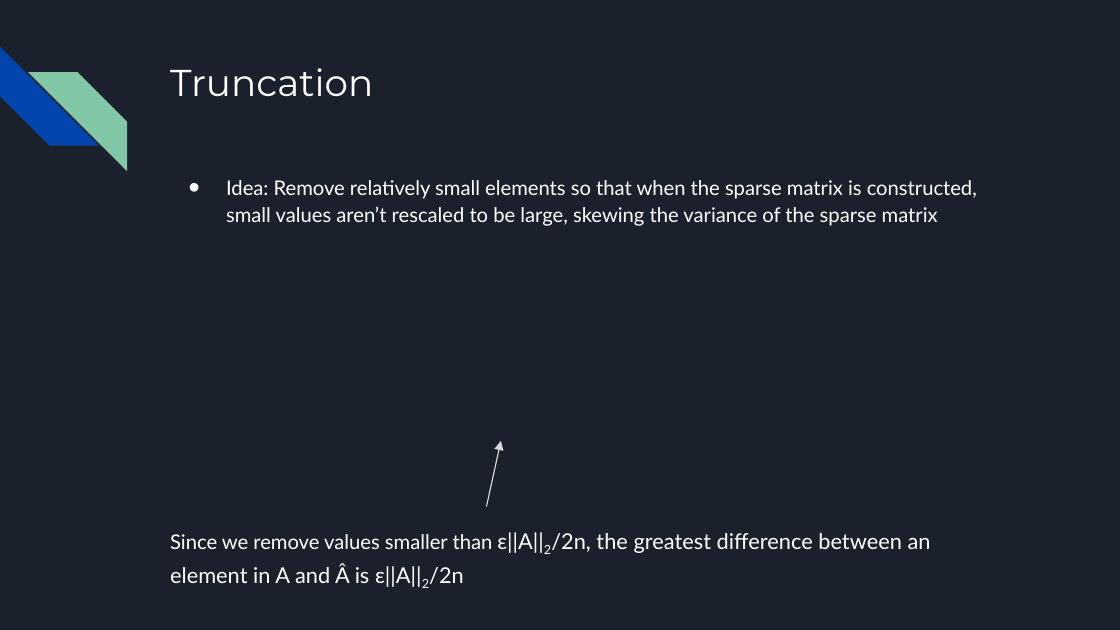
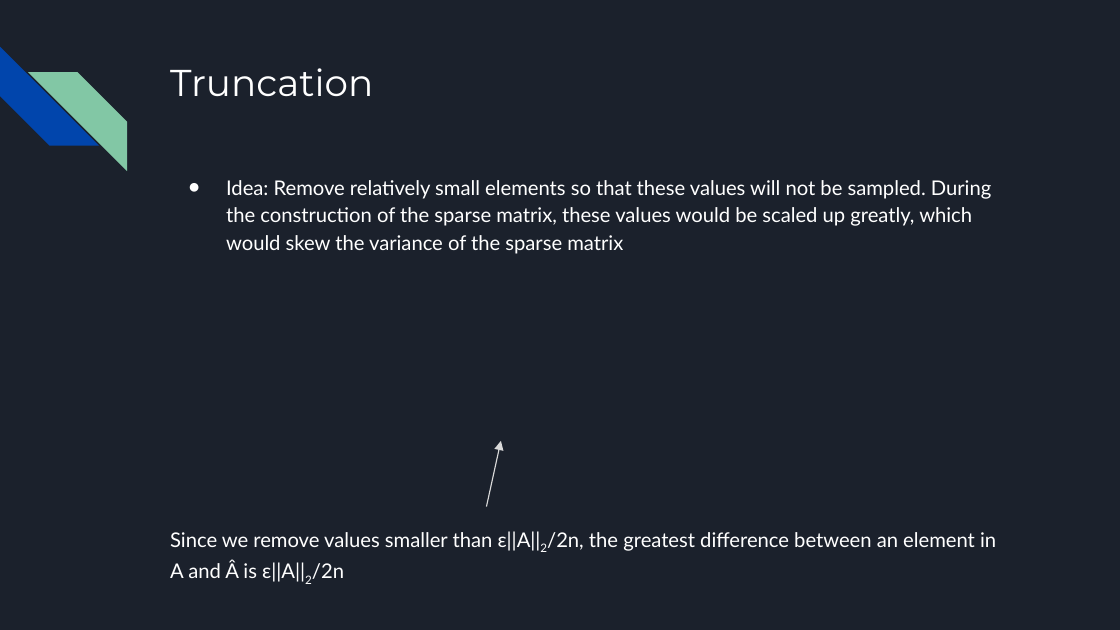
Before and after one commit to milnej/Matrix_Sparsification_Experiments, a slide deck: slide 8 of output_images/Matrix Sparsification Presentation.pptx. Drawn at 1120x630 pixels with LibreOffice and Linux fonts; fonts in the diff are those of the drawing; grey boxes stand for pictures. Boxes give left, top, right and bottom in pixels: in the first picture for what was removed or moved away, otherwise in the second. Text is boxed around its words. In the diff, an @@ line names an element or a change of style, - is before the commit and + after.

Commit message:
fixed some typos in presentation

```diff
--- a/output_images/Matrix Sparsification Presentation.pptx
+++ b/output_images/Matrix Sparsification Presentation.pptx
@@ text at [226,180,991,250]: text changed @@
-● Idea: Remove relatively small elements so that when the sparse matrix is constructed, small values aren’t rescaled to be large, skewing the variance of the sparse matrix
+● Idea: Remove relatively small elements so that these values will not be sampled. During the construction of the sparse matrix, these values would be scaled up greatly, which would skew the variance of the sparse matrix
@@ text "Since we remove values smaller ..." at [170,531,996,584]: size 14 to 13 pt in "ε||A||2/2n, the greatest difference between an element ..." @@
```
Also in this commit, not shown: 2 other slides changed.
